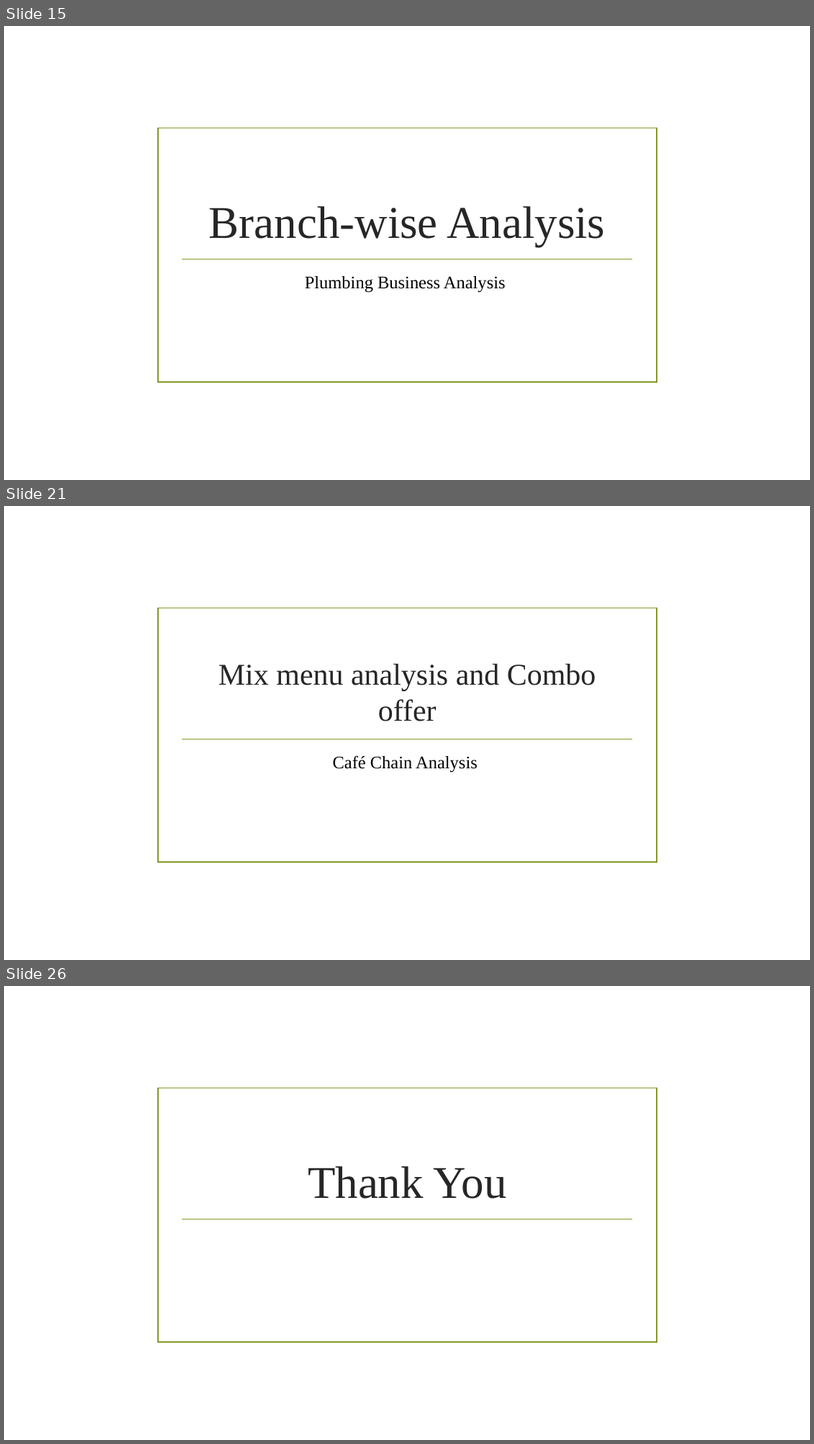
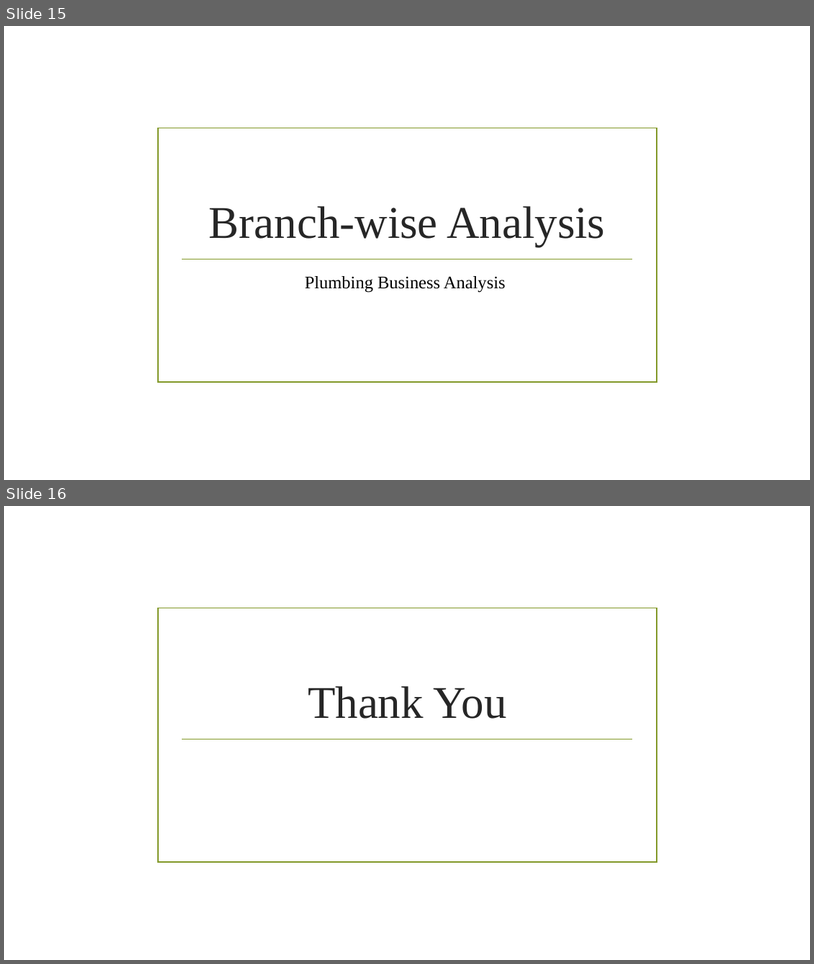
Before and after one commit to bhavsar-dushyant/Target-Marketing-and-Demand-forecasting-Live-data-, a slide deck: Plumbing Business Analysis.pptx. Shown one above the other, each under a label of ours: slides 15, 21 and 26 before the commit, slides 15 and 16 after it; the slides between them are not shown. The pictures are 814x1444 and 814x964 pixels, drawn with LibreOffice and Linux fonts; fonts in the diff are those of the drawing; background and template pictures are left out. Boxes give left, top, right and bottom in pixels: in the first picture for what was removed or moved away, otherwise in the second. Text is boxed around its words. In the diff, an @@ line names an element or a change of style, - is before the commit and + after.

```diff
--- a/Plumbing Business Analysis.pptx
+++ b/Plumbing Business Analysis.pptx
@@ slide 21 removed at <box>4,506,810,960</box>, background picture (left out); not listed: 2 template elements that a slide beside it also shows @@
@@ title removed at <box>219,664,597,721</box> @@
-Mix menu analysis and Combo offer
@@ subtitle removed at <box>333,755,478,772</box> @@
-Café Chain Analysis
@@ what was slide 26 is now slide 16 @@
```
Also in this commit, not shown: 9 other slides removed.
